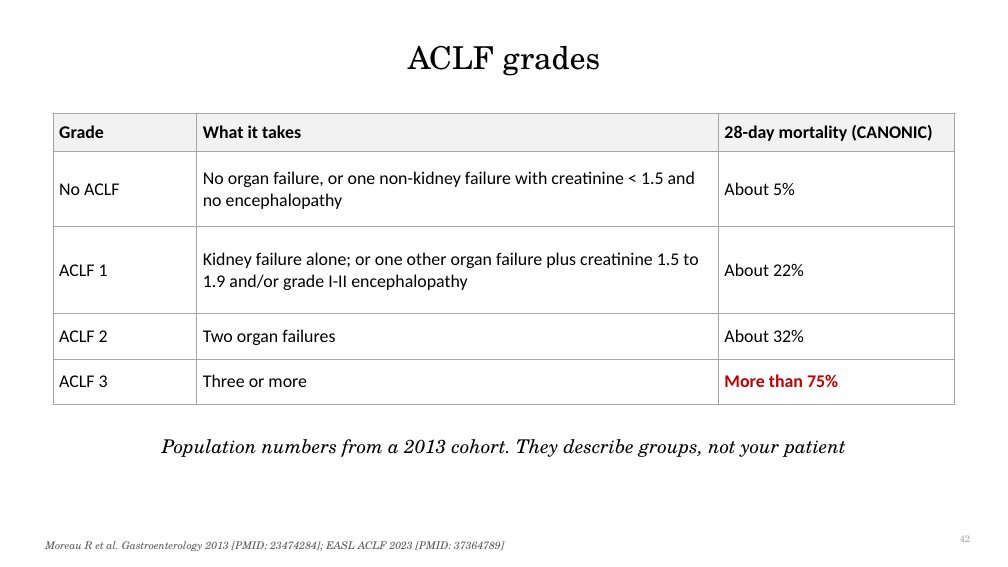
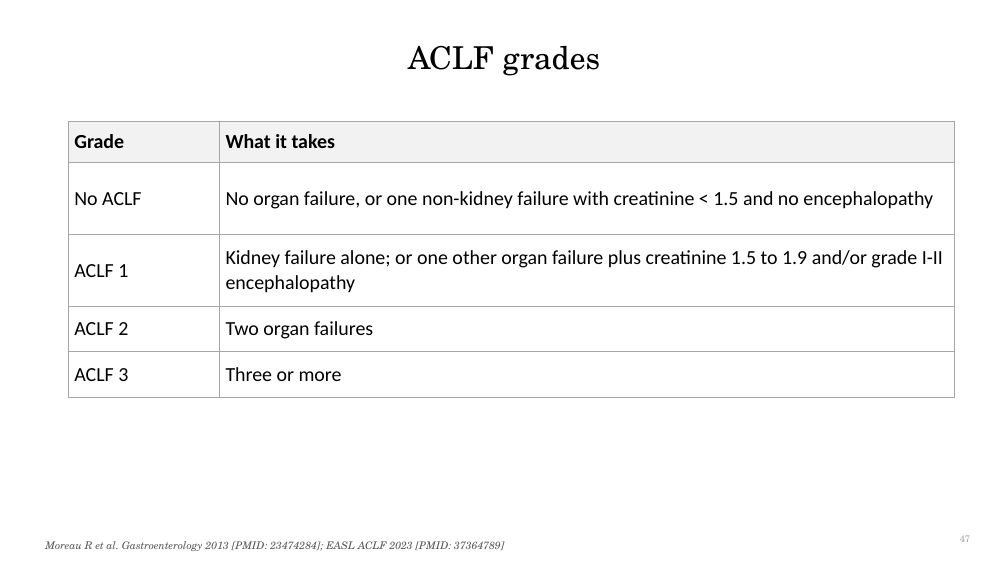
Before and after one commit to qaddodi/mohammad-almeqdadi-lectures, a slide deck: slide 47 of lectures/acute-liver-failure-aclf-in-icu/ALF and ACLF in the ICU.pptx (slide 42 before the commit). Drawn at 1008x567 pixels with LibreOffice and Linux fonts; fonts in the diff are those of the drawing. Boxes give left, top, right and bottom in pixels: in the first picture for what was removed or moved away, otherwise in the second. Text is boxed around its words. In the diff, an @@ line names an element or a change of style, - is before the commit and + after.

```diff
--- a/lectures/acute-liver-failure-aclf-in-icu/ALF and ACLF in the ICU.pptx
+++ b/lectures/acute-liver-failure-aclf-in-icu/ALF and ACLF in the ICU.pptx
@@ table at <box>68,121,955,385</box> @@
-column 3: 28-day mortality (CANONIC) | About 5% | About 22% | About 32% | More than 75%
@@ table: place and size @@
-table at <box>53,113,955,391</box>
+table at <box>68,121,955,385</box>
@@ text removed at <box>162,439,846,457</box> @@
-Population numbers from a 2013 cohort. They describe groups, not your patient
@@ page number at <box>960,535,971,542</box>: text changed @@
-42
+47
```
Also in this commit, not shown: 8 other slides changed, 7 slides added, 6 other files.
